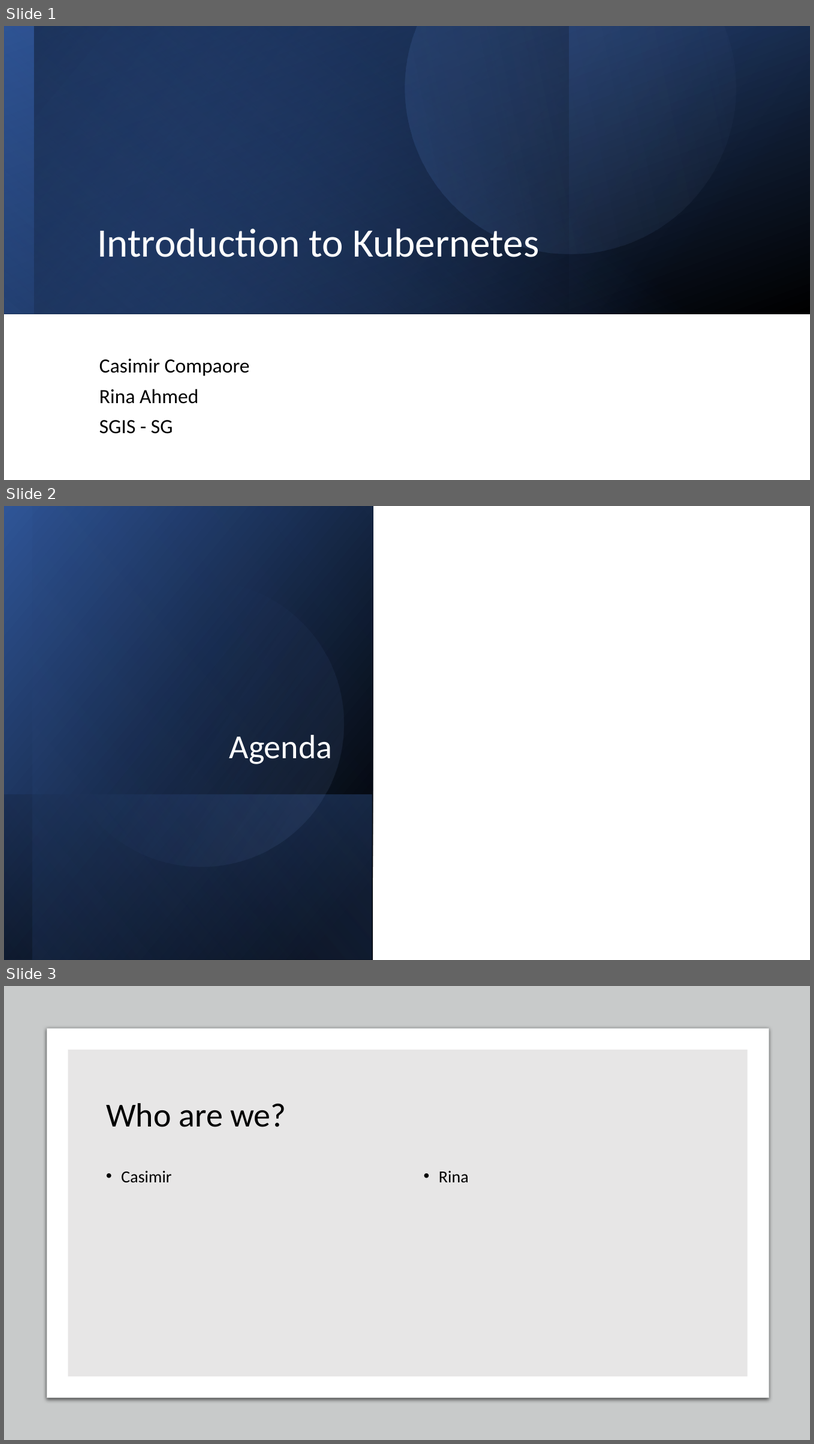
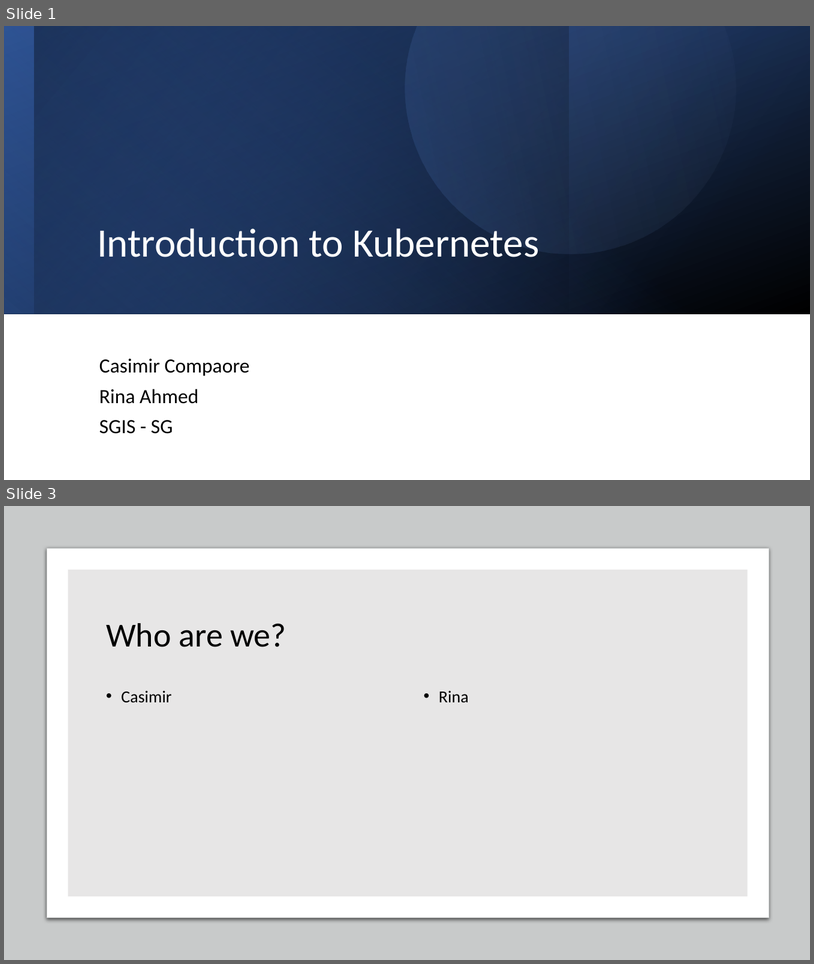
Before and after one commit to casimiri/k8stech, a slide deck: slides/Introduction to Kubernetes.pptx. Shown one above the other, each under a label of ours: slides 1, 2 and 3 before the commit, slides 1 and 3 after it; the slides between them are not shown. The pictures are 814x1444 and 814x964 pixels, drawn with LibreOffice and Linux fonts; fonts in the diff are those of the drawing. Boxes give left, top, right and bottom in pixels: in the first picture for what was removed or moved away, otherwise in the second. Text is boxed around its words. In the diff, an @@ line names an element or a change of style, - is before the commit and + after.

```diff
--- a/slides/Introduction to Kubernetes.pptx
+++ b/slides/Introduction to Kubernetes.pptx
@@ slide 2 removed at (x1=4, y1=506, x2=810, y2=960), background #FFFFFF @@
@@ rectangle removed at (x1=4, y1=506, x2=373, y2=960) @@
@@ rectangle removed at (x1=33, y1=506, x2=374, y2=960) @@
@@ ellipse removed at (x1=33, y1=555, x2=370, y2=892) @@
@@ title removed at (x1=230, y1=735, x2=333, y2=764) @@
-Agenda
@@ rectangle removed at (x1=4, y1=794, x2=372, y2=960) @@
```
Also in this commit, not shown: 3 slides changed, 3 slides added, 1 other file.
